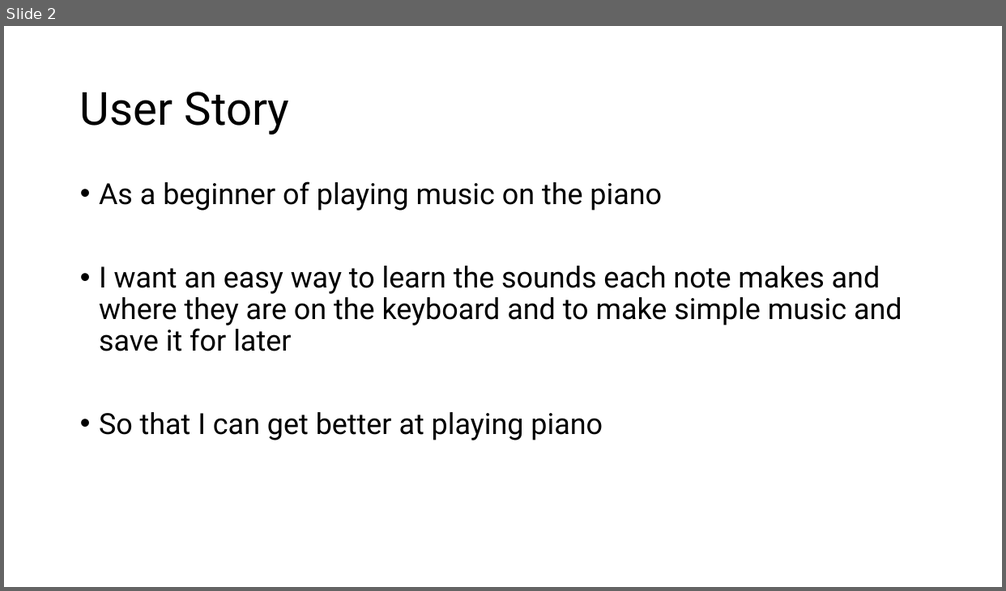
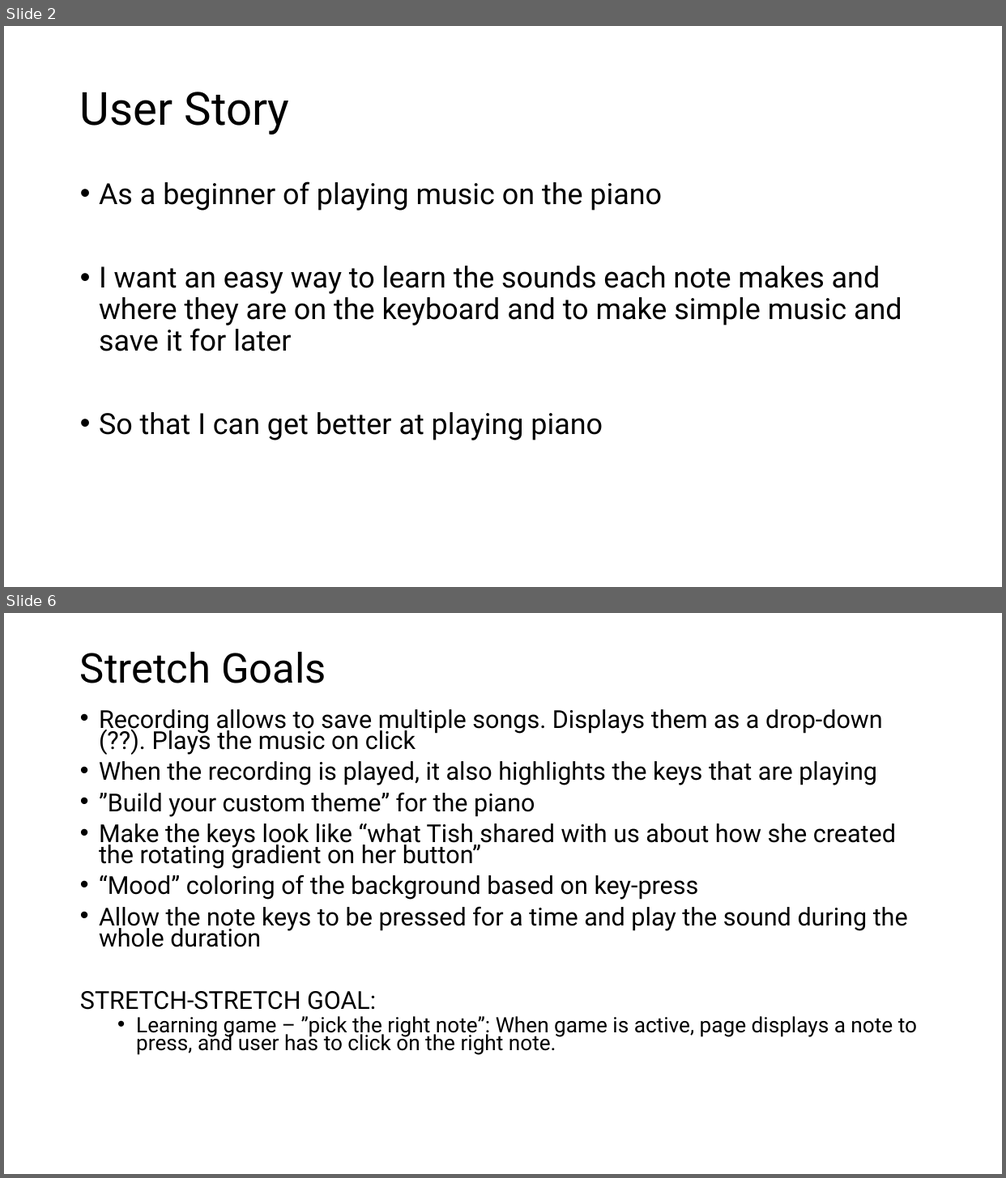
Before and after one commit to jankrajniak/firstProject, a slide deck: projectIntro.pptx. Shown one above the other, each under a label of ours: slide 2 before the commit, slides 2 and 6 after it; the slides between them are not shown. The pictures are 1006x591 and 1006x1178 pixels, drawn with LibreOffice and Linux fonts; fonts in the diff are those of the drawing. Boxes give left, top, right and bottom in pixels: in the first picture for what was removed or moved away, otherwise in the second. Text is boxed around its words. In the diff, an @@ line names an element or a change of style, - is before the commit and + after.

Commit message:
added MPV and Stretch goals

```diff
--- a/projectIntro.pptx
+++ b/projectIntro.pptx
@@ slide 6 added at box(4, 613, 1002, 1174), background #FFFFFF @@
@@ title added at box(80, 652, 326, 683), 39.6 pt, text #000000 @@
+Stretch Goals
@@ text added at box(80, 709, 917, 1055), 23.8 pt, text #000000 @@
+• Recording allows to save multiple songs. Displays them as a drop-down (??). Plays the music on click
+• When the recording is played, it also highlights the keys that are playing
+• ”Build your custom theme” for the piano
+• Make the keys look like “what Tish shared with us about how she created the rotating gradient on her button”
+• “Mood” coloring of the background based on key-press
+• Allow the note keys to be pressed for a time and play the sound during the whole duration
+STRETCH-STRETCH GOAL:
+  • Learning game – ”pick the right note”: When game is active, page displays a note to press, and user has to click on the right note.
```
Also in this commit, not shown: 3 slides changed, 1 other slide added.
